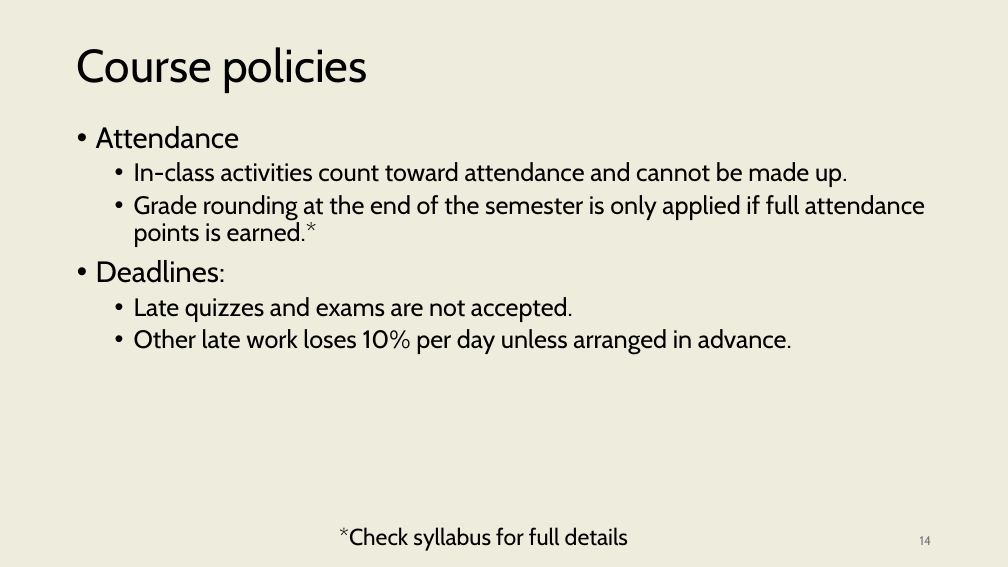
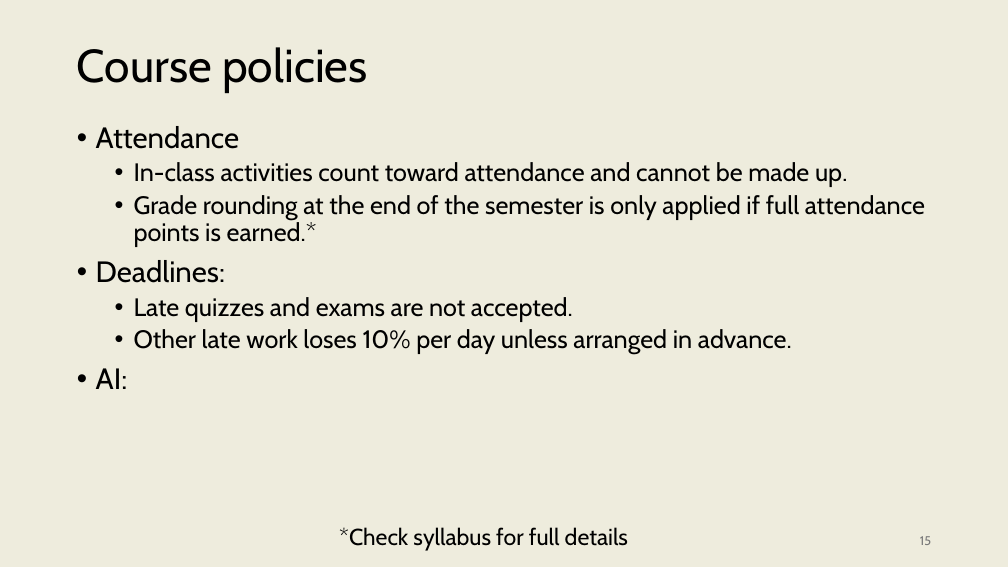
Before and after one commit to onishisaryu/HES-3000-Sports-Data-Analytics, a slide deck: slide 15 of pptx/Lecture0.pptx (slide 14 before the commit). Drawn at 1008x567 pixels with LibreOffice and Linux fonts; fonts in the diff are those of the drawing. Boxes give left, top, right and bottom in pixels: in the first picture for what was removed or moved away, otherwise in the second. Text is boxed around its words. In the diff, an @@ line names an element or a change of style, - is before the commit and + after.

```diff
--- a/pptx/Lecture0.pptx
+++ b/pptx/Lecture0.pptx
@@ text at bbox=[96, 368, 128, 389]: paragraph added @@
+• AI:
@@ page number at bbox=[920, 536, 931, 545]: text changed @@
-14
+15
```
Also in this commit, not shown: 2 other slides changed, 1 slide added, 2 other files.
